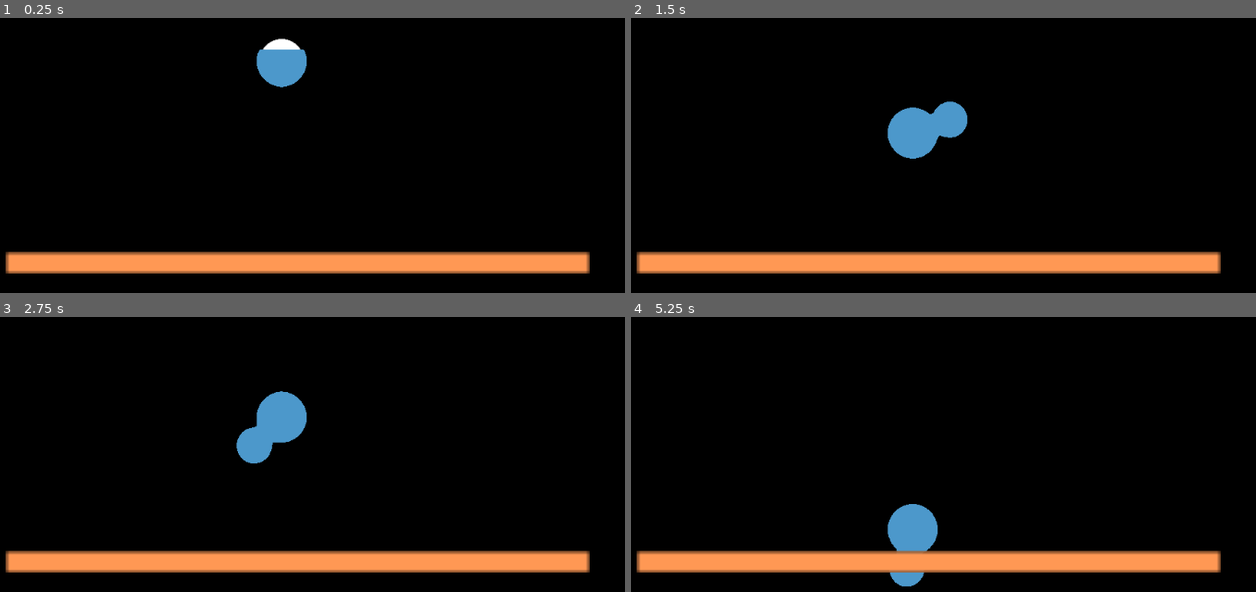
Above: before the commit, frames 1-4 (two rows, left to right).
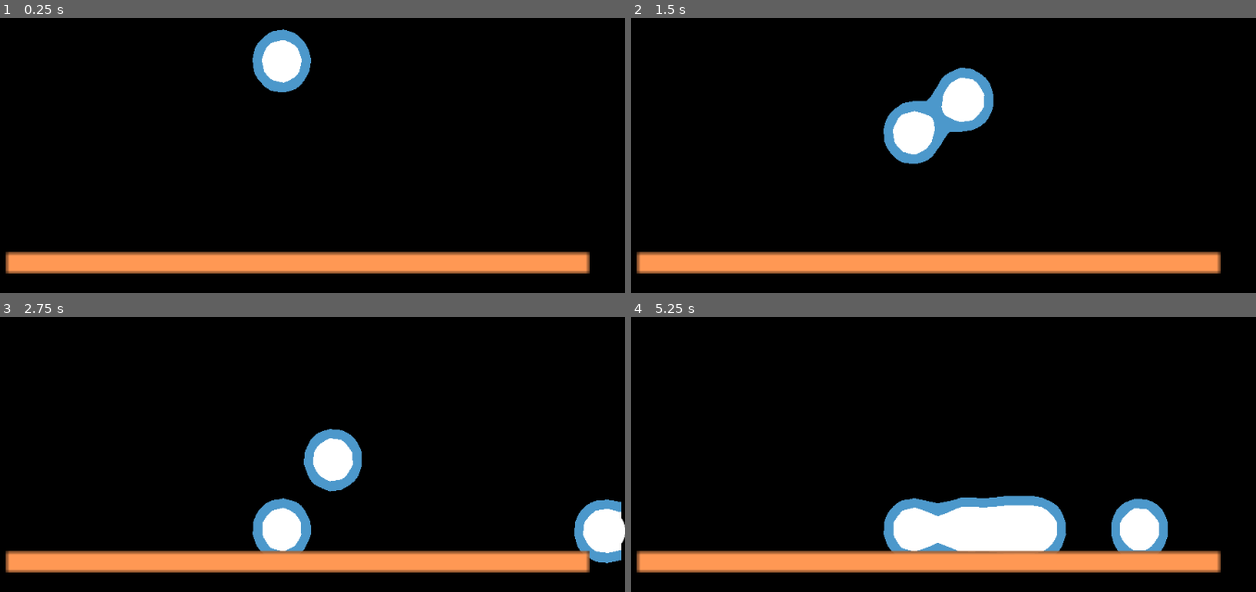
Above: after the commit, the same moments.

Repository: BoldHonor/GodotJam
Game: Godot game, scene res://Main scene.tscn
Two runs of this game, one before a commit and one after it. Both use one fixed random seed, a clock stepped at 60 frames per second and the inputs below.
Inputs (mouse positions are in pixels of both pictures, inside the frame that each line leads up to):
- Up to frame 1 (0.25 s): no input
- Up to frame 2 (1.5 s): move the mouse to (1049, 144) at 0.52 s; press the mouse at (1049, 144) at 0.53 s; hold Up (ui_up) 0.53-1.28 s; move the mouse to (737, 185) at 1.27 s; release the mouse at (737, 185) at 1.28 s; click (737, 185) at 1.35 s
- Up to frame 3 (2.75 s): move the mouse to (331, 369) at 2.02 s; press the mouse at (331, 369) at 2.03 s; hold Up (ui_up) from 2.03 s (still down)
- Up to frame 4 (5.25 s): move the mouse to (849, 550) at 2.77 s; release the mouse at (849, 550) at 2.78 s; click (849, 550) at 2.85 s; move the mouse to (1106, 528) at 3.52 s; release Up (ui_up) at 3.53 s; press the mouse at (1106, 528) at 3.53 s; move the mouse to (662, 399) at 4.27 s; release the mouse at (662, 399) at 4.28 s; click (662, 399) at 4.35 s; move the mouse to (924, 465) at 5.02 s; press the mouse at (924, 465) at 5.03 s

The runs differ from the first frame. In frame 1, 1.3% of the frame differs, in the area x 40-50%, y 4-28%; in frame 2, 3.0%; in frame 3, 6.5%; in frame 4, 6.9%, in the area x 40-86%, y 64-98%.

Commit message:
:bulb: grow with charfe mechanic

Diff:
--- a/GameJamProject/LaunchSprite.tscn
+++ b/GameJamProject/LaunchSprite.tscn
@@ -3,7 +3,7 @@
 [ext_resource path="res://Sprites/Character/PlayerSprites/ball.png" type="Texture" id=1]
 
 [node name="LaunchSprite" type="Node2D"]
-scale = Vector2( 0.2, 0.2 )
 
 [node name="Sprite" type="Sprite" parent="."]
+scale = Vector2( 0.3, 0.3 )
 texture = ExtResource( 1 )
--- a/GameJamProject/Main scene.gd
+++ b/GameJamProject/Main scene.gd
@@ -1,5 +1,12 @@
 extends Node2D
 
+
+#predefines
+export (float) var POWER_RATIO =0.5
+export (float) var MIN_SCALE = 0.6
+export (float) var GROWTH = 1.06
+
+export (float) var MAX_SCALE = 0.9
 
 #Permanent varibles
 var Player : PackedScene
@@ -8,6 +15,11 @@
 var Projectile : Node2D
 var LeftPlayer : RigidBody2D
 var FollowNode : Node2D
+
+var prepare_launch : bool = false
+
+#tempvariables
+var initial_point : Vector2
 # Called when the node enters the scene tree for the first time.
 func _ready():
 	Player = preload("res://Player.tscn")
@@ -21,22 +33,45 @@
 
 	if Input.is_action_just_pressed("aim"):
 		print("creating")
-		prepareLaunch()
+		prepareLaunch(delta)
 
 
 	if Input.is_action_pressed("aim"):
-		FollowNode.look_at(get_global_mouse_position())
+		charge()
+
+	if (Input.is_action_just_released("aim") && prepare_launch):
+		launch()
 
 	pass
 
 
-func prepareLaunch():
+func prepareLaunch(delta =1):
+	initial_point = get_global_mouse_position()
+	prepare_launch =true
 	Projectile = ProjectileScene.instance()
+	Projectile.scale = Vector2(MIN_SCALE,MIN_SCALE)
 	FollowNode = MainPlayer.get_node("Node2D")
+	FollowNode.get_node("Position2D").add_child(Projectile)
+	Projectile.global_position = FollowNode.get_node("Position2D").global_position
+	pass
 
-	FollowNode.get_node("Position2D").add_child(Projectile)
+func launch():
+	print("Launching")
+	var launch_power  = (get_global_mouse_position()-initial_point).length() * POWER_RATIO
+	var previous_player = MainPlayer
+	previous_player.set_process(false)
+	previous_player.set_physics_process(false)
+	MainPlayer = Player.instance()
+	MainPlayer.global_position = Projectile.global_position
+	get_tree().get_root().add_child(MainPlayer)
+	get_tree().get_root().move_child(MainPlayer,0)
+	MainPlayer.apply_central_impulse(( FollowNode.get_node("Position2D").global_position - FollowNode.global_position ).normalized() * launch_power)
+	Projectile.queue_free()
+	pass
 
-	Projectile.global_position = FollowNode.get_node("Position2D").global_position
-
-
+func charge(delta =1 ):
+	FollowNode.look_at(get_global_mouse_position())
+	if(Projectile.scale.x < MAX_SCALE):
+		Projectile.scale.x *= GROWTH*delta
+		Projectile.scale.y *= GROWTH*delta
 	pass
--- a/GameJamProject/Main scene.tscn
+++ b/GameJamProject/Main scene.tscn
@@ -1,28 +1,33 @@
-[gd_scene load_steps=7 format=2]
+[gd_scene load_steps=8 format=2]
 
 [ext_resource path="res://Paltform.tscn" type="PackedScene" id=1]
 [ext_resource path="res://Player.tscn" type="PackedScene" id=2]
 [ext_resource path="res://Main scene.gd" type="Script" id=3]
 [ext_resource path="res://Sprites/Character/PostProcrsing/metaball.shader" type="Shader" id=4]
 [ext_resource path="res://Sprites/Character/PostProcrsing/background.png" type="Texture" id=5]
+[ext_resource path="res://Sprites/Character/PostProcrsing/Cat 01-1.png" type="Texture" id=6]
 
 [sub_resource type="ShaderMaterial" id=1]
 shader = ExtResource( 4 )
-shader_param/blurSize = 22
+shader_param/blurSize = 41
+shader_param/tex_frg_2 = ExtResource( 6 )
 
 [node name="Node2D" type="Node2D"]
 script = ExtResource( 3 )
+POWER_RATIO = 0.8
+MIN_SCALE = 0.02
+MAX_SCALE = 2.0
 
 [node name="Player" parent="." instance=ExtResource( 2 )]
 position = Vector2( 515.233, 258.009 )
 sleeping = false
 
-[node name="TextureRect" type="TextureRect" parent="."]
+[node name="TextureRect" type="TextureRect" parent="Player"]
 material = SubResource( 1 )
-margin_left = 448.0
-margin_top = 256.0
-margin_right = 584.0
-margin_bottom = 368.0
+margin_left = -163.233
+margin_top = -42.009
+margin_right = 140.767
+margin_bottom = 133.991
 texture = ExtResource( 5 )
 expand = true
 __meta__ = {
--- a/GameJamProject/Player.gd
+++ b/GameJamProject/Player.gd
@@ -1,9 +1,7 @@
 extends RigidBody2D
 
 
-# Declare member variables here. Examples:
-# var a = 2
-# var b = "text"
+#Predefined Variables
 
 
 # Called when the node enters the scene tree for the first time.
--- a/GameJamProject/Player.tscn
+++ b/GameJamProject/Player.tscn
@@ -22,9 +22,10 @@
 texture = ExtResource( 1 )
 
 [node name="CollisionShape2D" type="CollisionShape2D" parent="."]
+visible = false
 shape = SubResource( 1 )
 
 [node name="Node2D" type="Node2D" parent="."]
 
 [node name="Position2D" type="Position2D" parent="Node2D"]
-position = Vector2( -16.4194, 0 )
+position = Vector2( -4.80751, -0.93644 )
--- a/GameJamProject/Sprites/Character/PostProcrsing/metaball.shader
+++ b/GameJamProject/Sprites/Character/PostProcrsing/metaball.shader
@@ -2,6 +2,7 @@
 render_mode unshaded;
 
 uniform int blurSize : hint_range(0,45) = 35;
+uniform sampler2D tex_frg_2;
 
 void fragment() {
 	// this blur depends on the zoom of the screen, so not perfect for getting the right results all the time
@@ -9,6 +10,7 @@
 
 	float alpha = 1.0;
 	vec3 color = texture(TEXTURE, UV).rgb;
+	vec3 color2 = texture(tex_frg_2, UV).rgb;
 	float average = (COLOR.r + COLOR.g + COLOR.b) / 3.0;
 	// outside of everything, no balls
 	// set alpha to 0.0 to set a sharp outer edge
@@ -27,9 +29,7 @@
 	// alpha is 1.0 by default, we can adjust the color here
 	// color starts at full white (r/g/b = 1.0), so we can reduce channels to get color
 	if(average > 0.4) {
-			color.r = 0.3;
-		color.g = 0.6;
-		color.b = 0.8;
+		//color =color2
 	}
 	COLOR = vec4(color, alpha);
 }
Binary file added: GameJamProject/Sprites/Character/PostProcrsing/Cat 01-1.png
Not shown, added: GameJamProject/Sprites/Character/PostProcrsing/Cat 01-1.png.import
Binary file added: GameJamProject/Sprites/Character/PostProcrsing/Practice.png
Not shown, added: GameJamProject/Sprites/Character/PostProcrsing/Practice.png.import
